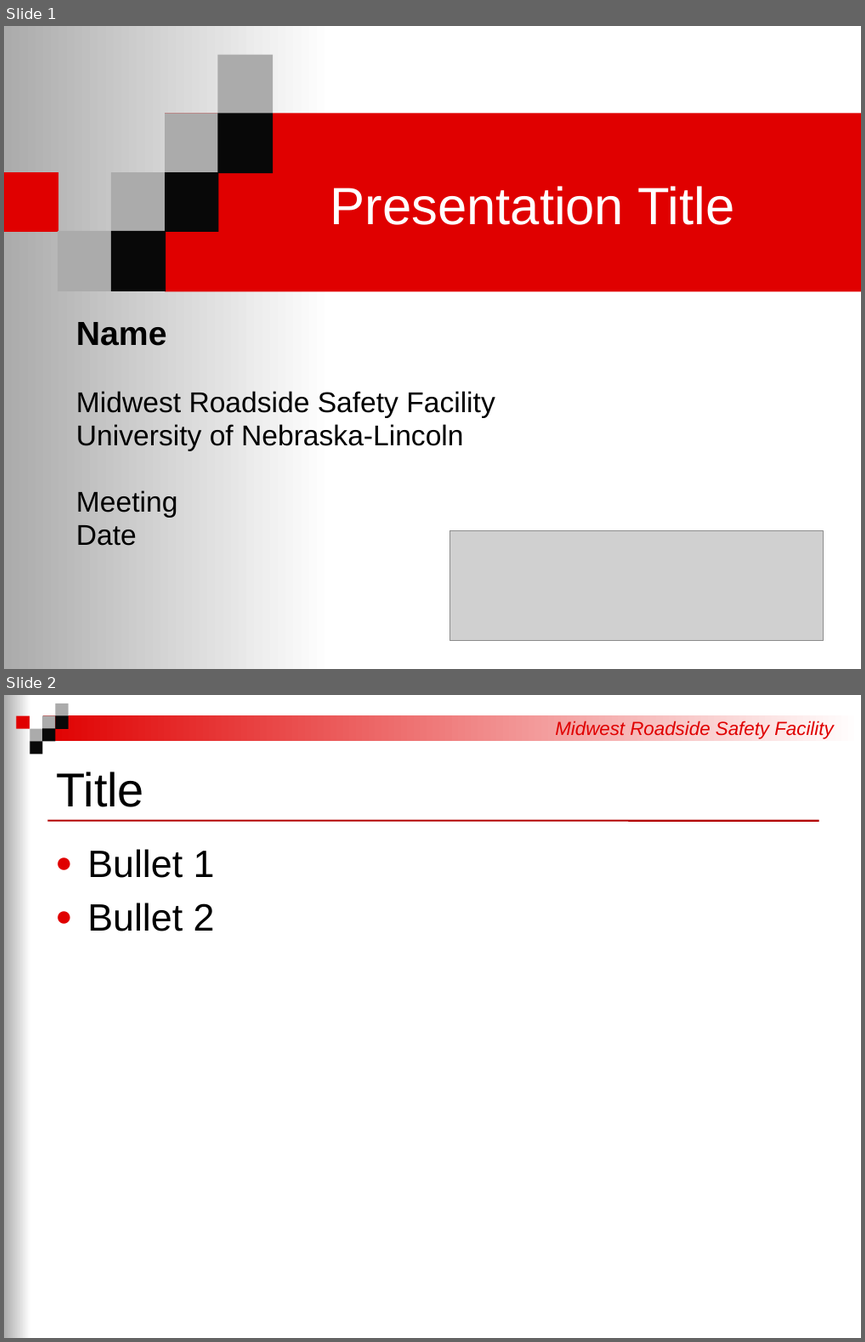
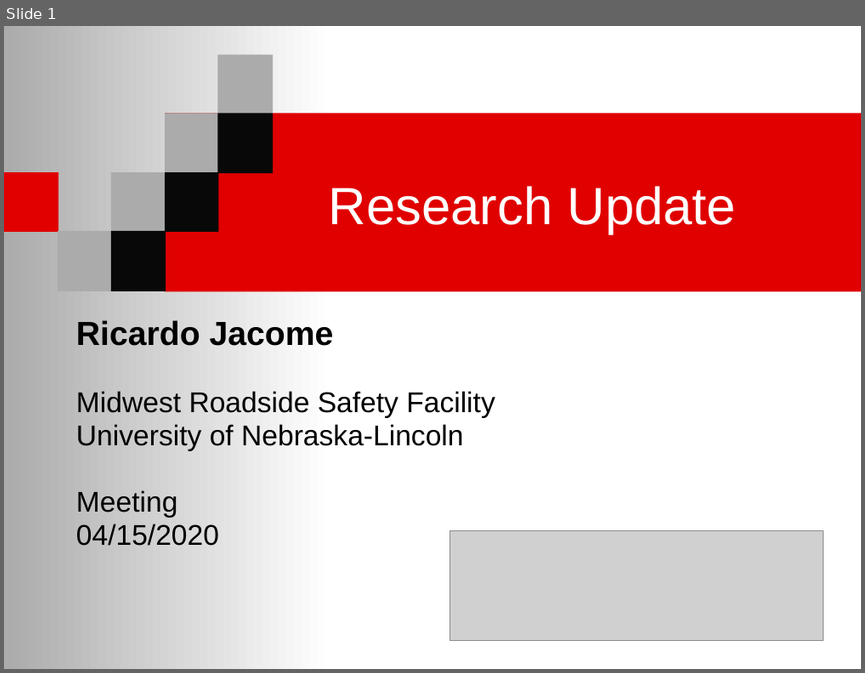
Before and after one commit to RickJacome/CurriculumVitae, a slide deck: Template - MwRSF Standard Presentation.pptx. Shown one above the other, each under a label of ours: slides 1 and 2 before the commit, slide 1 after it. The pictures are 865x1342 and 865x673 pixels, drawn with LibreOffice and Linux fonts; fonts in the diff are those of the drawing; grey boxes stand for pictures; background and template pictures are left out. Boxes give left, top, right and bottom in pixels: in the first picture for what was removed or moved away, otherwise in the second. Text is boxed around its words. In the diff, an @@ line names an element or a change of style, - is before the commit and + after.

```diff
--- a/Template - MwRSF Standard Presentation.pptx
+++ b/Template - MwRSF Standard Presentation.pptx
@@ slide 2 removed at bbox=[4, 695, 861, 1338], background #FFFFFF @@
@@ rectangle removed at bbox=[4, 695, 30, 1338] @@
@@ rectangle removed at bbox=[16, 715, 29, 728] @@
@@ rectangle removed at bbox=[42, 715, 861, 741] @@
@@ rectangle removed at bbox=[42, 715, 55, 728] @@
@@ rectangle removed at bbox=[55, 703, 69, 716] @@
@@ rectangle removed at bbox=[55, 715, 69, 728] @@
@@ rectangle removed at bbox=[30, 728, 42, 741] @@
@@ rectangle removed at bbox=[30, 741, 42, 755] @@
@@ rectangle removed at bbox=[42, 728, 55, 741] @@
@@ text removed at bbox=[555, 721, 833, 739] @@
-Midwest Roadside Safety Facility
@@ title removed at bbox=[57, 771, 145, 807] @@
-Title
@@ line removed from (47, 821) to (819, 821) @@
@@ text removed at bbox=[87, 849, 215, 931] @@
-● Bullet 1
-● Bullet 2
@@ slide 1 changed as well @@
@@ title at bbox=[329, 186, 737, 234]: text changed @@
-Presentation Title
+Research Update
@@ subtitle at bbox=[76, 320, 334, 346]: text changed @@
-Name
+Ricardo Jacome
@@ subtitle at bbox=[76, 523, 219, 545]: text changed @@
-Date
+04/15/2020
```
Also in this commit, not shown: 4 slides added.
